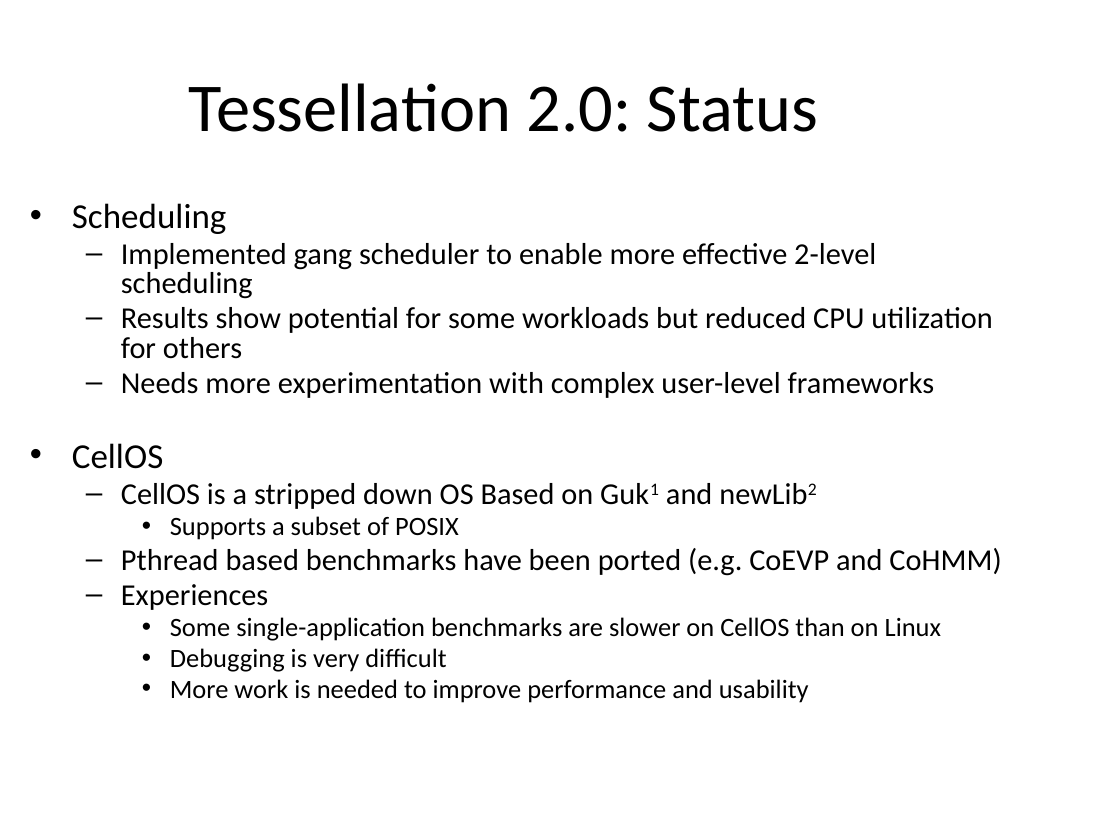
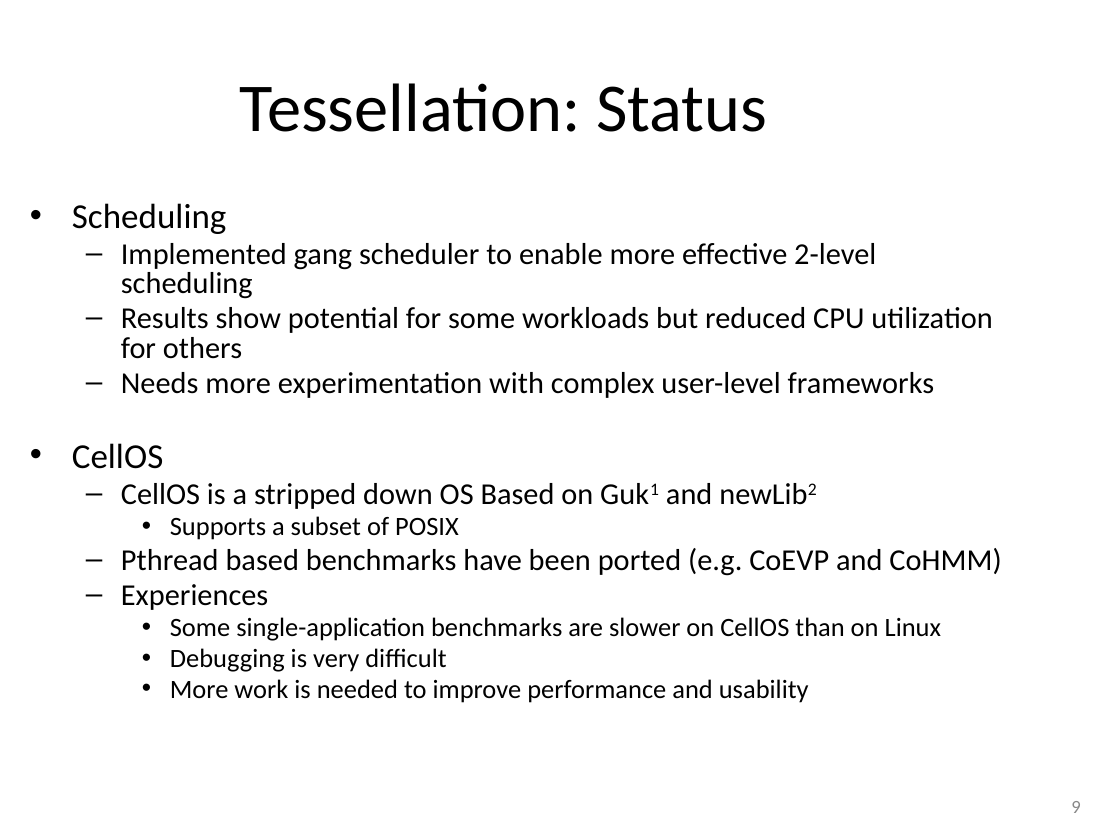
Before and after one commit to jcarreira/aspire-retreat, a slide deck: slide 9 of Fireboxsw-retreat-presentation_v2.pptx. Drawn at 1120x840 pixels with LibreOffice and Linux fonts; fonts in the diff are those of the drawing; background and template pictures are left out. Boxes give left, top, right and bottom in pixels: in the first picture for what was removed or moved away, otherwise in the second. Text is boxed around its words. In the diff, an @@ line names an element or a change of style, - is before the commit and + after.

```diff
--- a/Fireboxsw-retreat-presentation_v2.pptx
+++ b/Fireboxsw-retreat-presentation_v2.pptx
@@ title at bbox=[240, 83, 767, 132]: text changed @@
-Tessellation 2.0: Status
+Tessellation: Status
@@ page number added at bbox=[1071, 801, 1080, 813], 12 pt, text #888888 @@
+9
```
Also in this commit, not shown: 26 other slides changed, 2 slides added, 1 slide removed, 4 other files.
